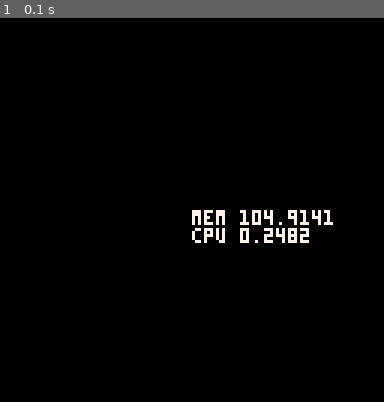
Above: before the commit, frame 1.
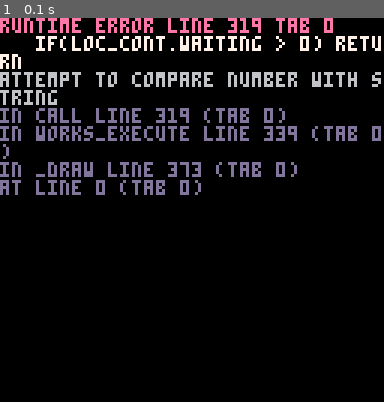
Above: after the commit, the same moment.

Repository: Werxzy/Work-Script
Game: PICO-8 cartridge example.p8
Same seed, same stepped clock (60 frames per second), same inputs: the game is played once before the commit and once after it.
Inputs:
- Up to frame 1 (0.1 s): no input

The runs differ from the first frame. In frame 1, 10% of the frame differs, in the area x 0-100%, y 0-59%.
Error after the commit: runtime error line 319 tab 0; if(loc_cont.waiting > 0) return; attempt to compare number with string

Commit message:
Reduced tokens.

Diff:
--- a/works_preprocess.lua
+++ b/works_preprocess.lua
@@ -7,10 +7,7 @@
 function works_preprocess(name, str)
 
 	-- split lines by \n and ;
-	local lines = double_split(str, "\n", ";")
-
-	local labels, instructions = {}, {}
-
+	local lines, labels, instructions, final_inst = double_split(str, "\n", ";"), {}, {}, {}
 
 	-- process each line
 	for i, l in ipairs(lines) do
@@ -33,19 +30,16 @@
 		end
 	end
 
-	local final_inst = {}
 	for inst in all(instructions) do
 
-		local id = works_functions_list[inst[1]]
+		local id, i, param, ret = works_functions_list[inst[1]], 1, {}, {}
 		if id then
 			inst[1] = id
 		else
 			works_functions_count += 1
-			works_functions_list[inst[1]] = works_functions_count
-			inst[1] = works_functions_count
+			works_functions_list[inst[1]], inst[1] = works_functions_count, works_functions_count
 		end
 
-		local i, param = 1, {}
 		while i < #inst do
 			i += 1
 			local s = inst[i]
@@ -53,7 +47,6 @@
 			add(param, calc_param(s, labels))
 		end
 
-		local ret = {}
 		while i < #inst do
 			i += 1
 			add(ret, calc_param(inst[i], labels))
@@ -75,10 +68,9 @@
 
 	ty = ty == "@" and 2 or ty == "_" and 3 or ty == "." and 4 or 1
 	if ty == 1 then
-		return {tonum(p) or p, ty}
+		p = sub(p, 2)
 	end
-	local v = sub(p, 2)
-	return {tonum(v) or v, ty}
+	return {tonum(p) or p, ty}
 end
 
 
